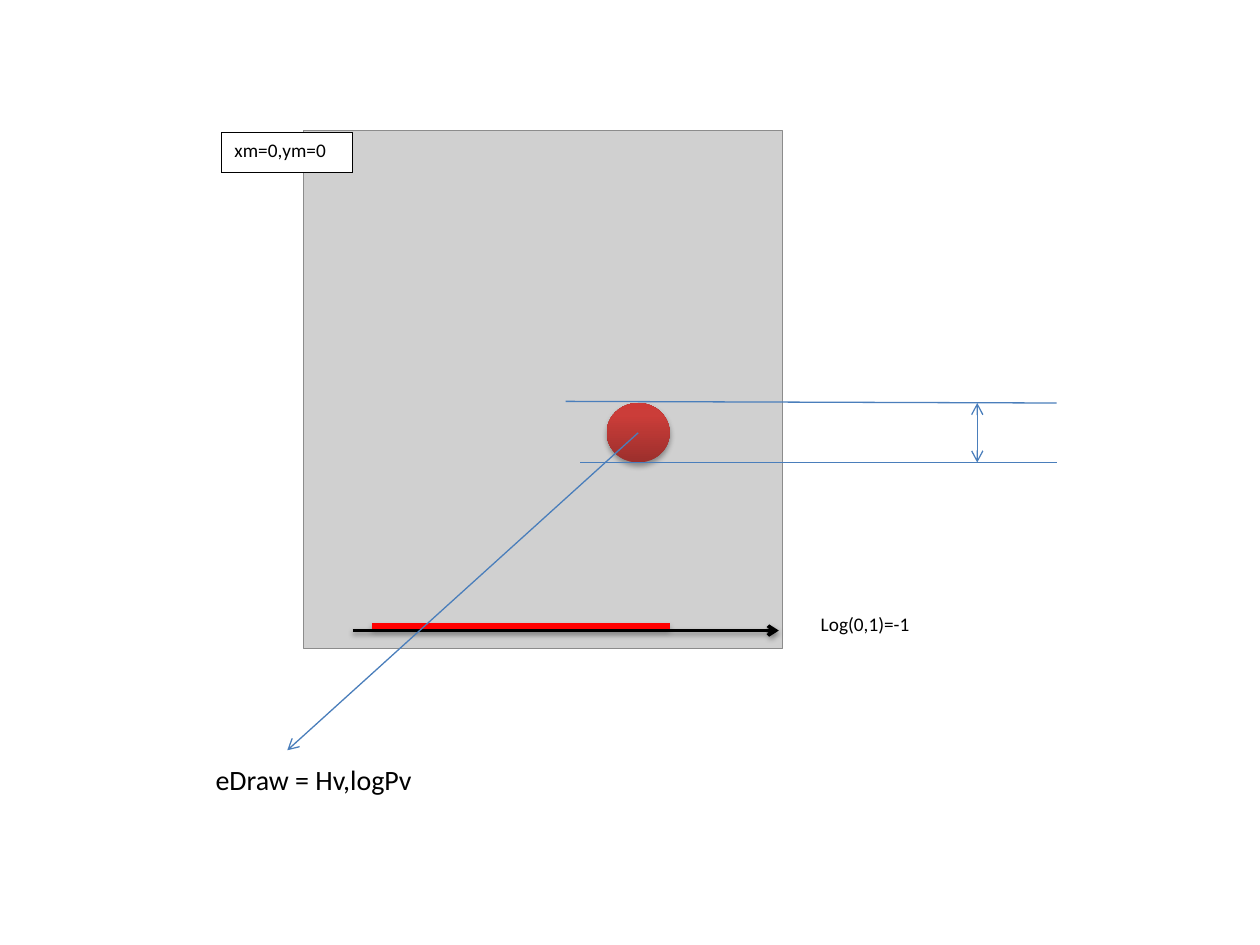
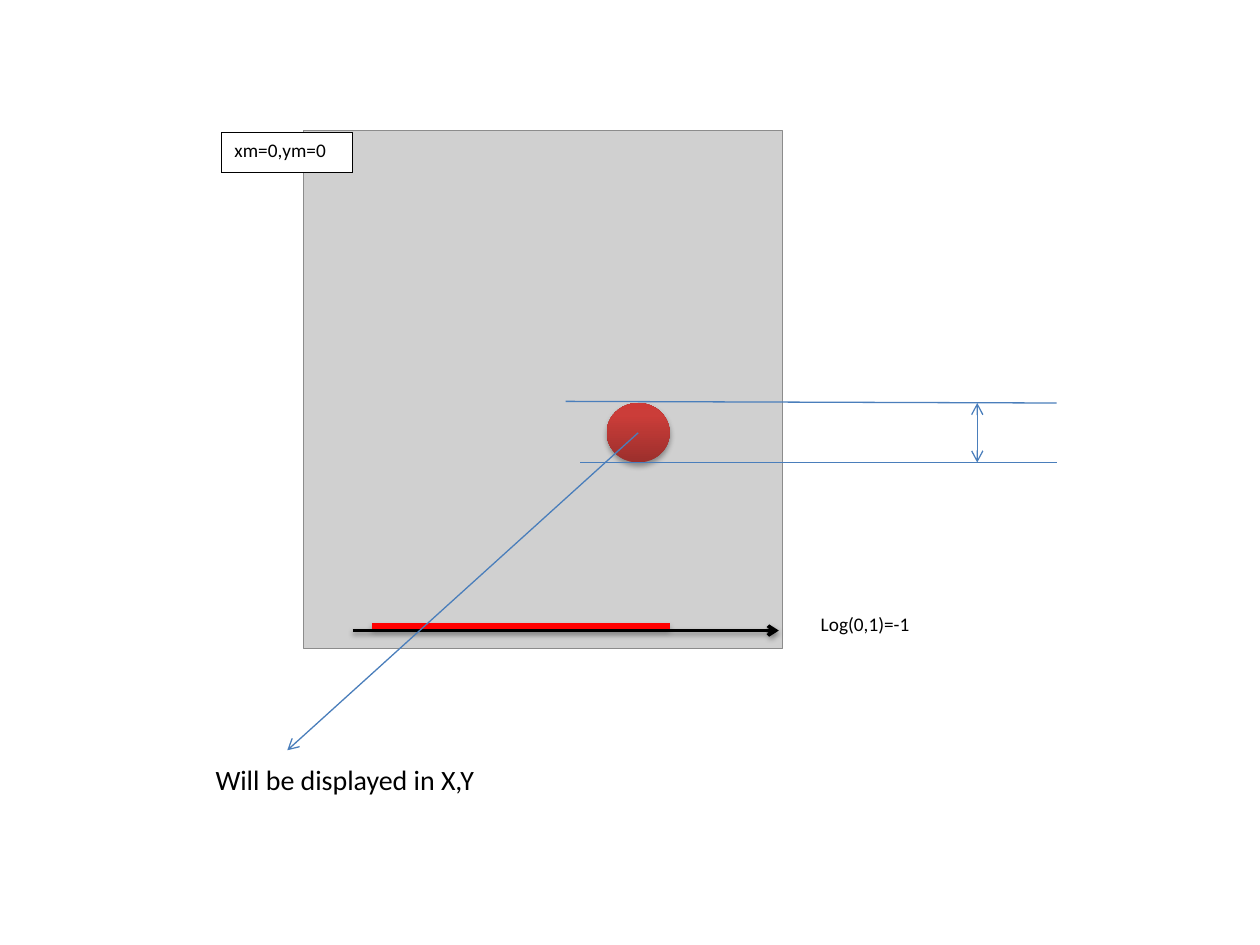
Before and after one commit to ckl67/PAC-Tool, a slide deck: slide 43 of dev_help/maxima/conversion.pptx. Drawn at 1260x945 pixels with LibreOffice and Linux fonts; fonts in the diff are those of the drawing; grey boxes stand for pictures. Boxes give left, top, right and bottom in pixels: in the first picture for what was removed or moved away, otherwise in the second. Text is boxed around its words. In the diff, an @@ line names an element or a change of style, - is before the commit and + after.

```diff
--- a/dev_help/maxima/conversion.pptx
+++ b/dev_help/maxima/conversion.pptx
@@ text at <box>216,770,474,795</box>: text changed @@
-eDraw = Hv,logPv
+Will be displayed in X,Y
```
Also in this commit, not shown: 1 slide removed, 9 other files.
